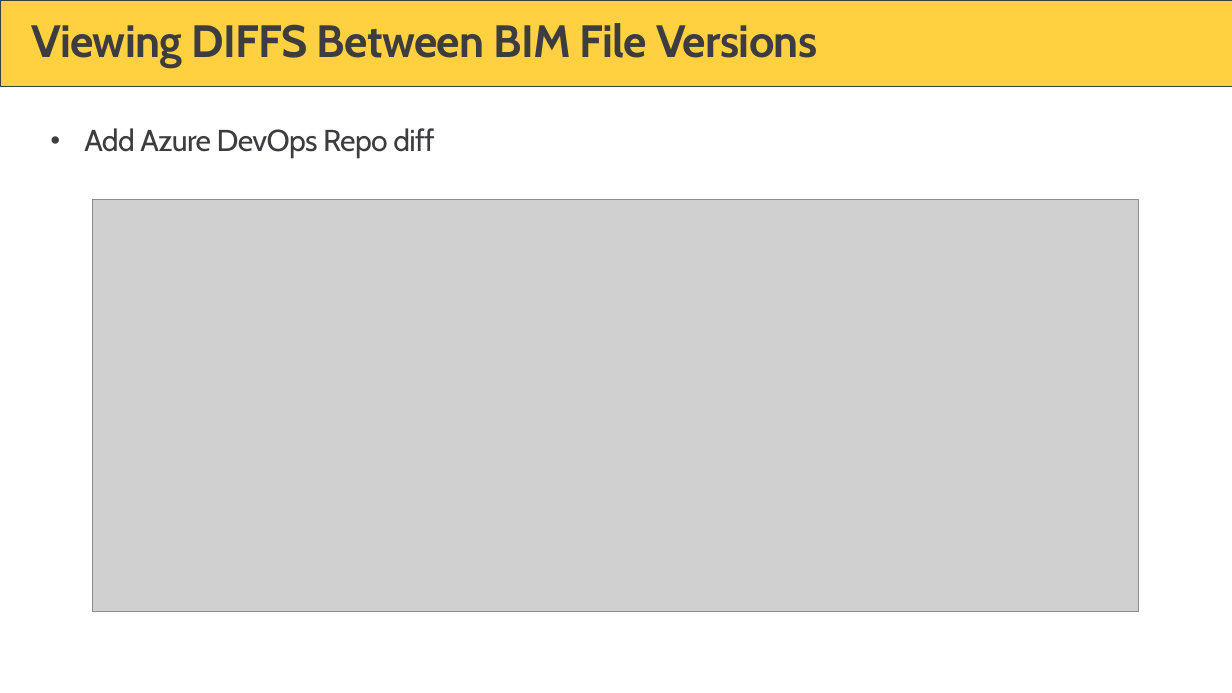
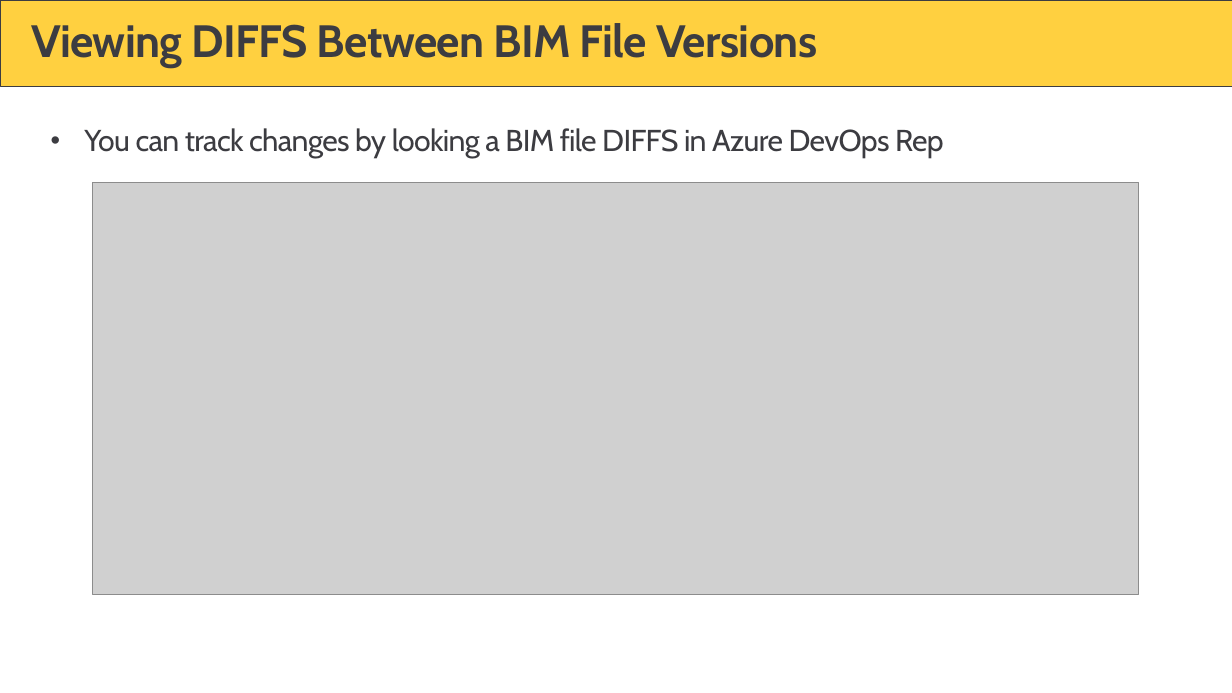
Before and after one commit to PowerBiDevCamp/Camp-Sessions, a slide deck: slide 24 of Session 15 - ALM in Power BI with Deployment Pipelines.pptx (slide 19 before the commit). Drawn at 1232x693 pixels with LibreOffice and Linux fonts; fonts in the diff are those of the drawing; grey boxes stand for pictures; background and template pictures are left out. Boxes give left, top, right and bottom in pixels: in the first picture for what was removed or moved away, otherwise in the second. Text is boxed around its words. In the diff, an @@ line names an element or a change of style, - is before the commit and + after.

```diff
--- a/Session 15 - ALM in Power BI with Deployment Pipelines.pptx
+++ b/Session 15 - ALM in Power BI with Deployment Pipelines.pptx
@@ text at (x1=84, y1=128, x2=944, y2=159): text changed @@
-• Add Azure DevOps Repo diff
+• You can track changes by looking a BIM file DIFFS in Azure DevOps Rep
@@ picture moved from (x1=92, y1=199, x2=1139, y2=611) to (x1=92, y1=182, x2=1139, y2=594) @@
```
Also in this commit, not shown: 23 other slides changed, 15 slides added, 12 slides removed.
